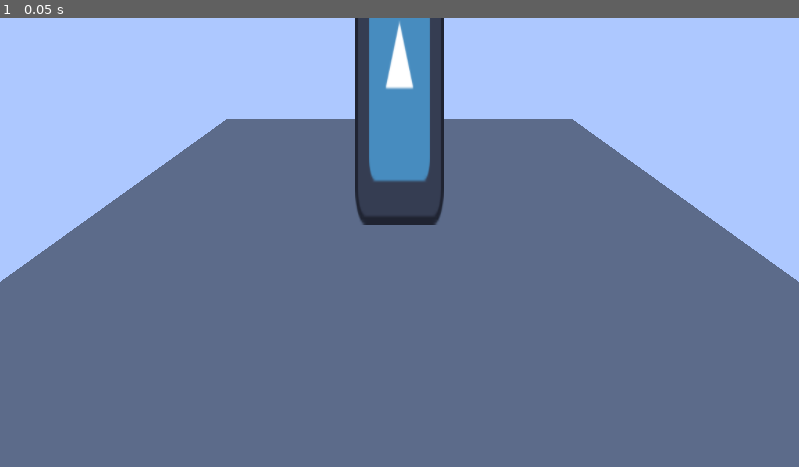
Above: before the commit, frame 1.
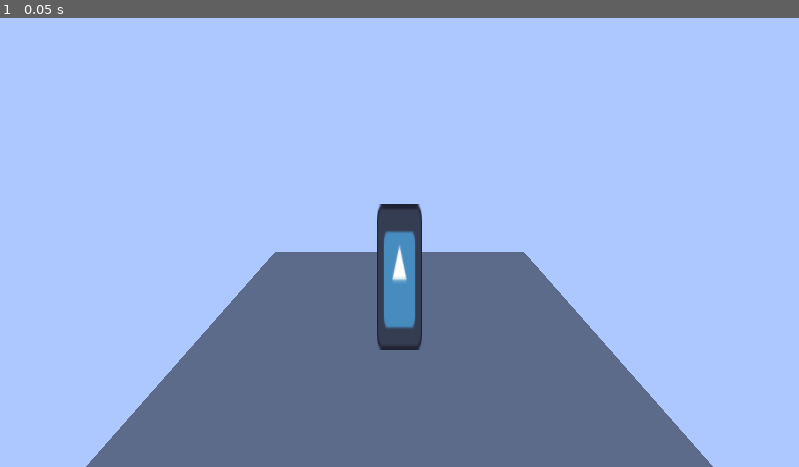
Above: after the commit, the same moment.

Repository: ronituohino/farming
Game: Godot game, scene res://scenes/main.tscn
Two runs of this game, one before a commit and one after it. Both use one fixed random seed, a clock stepped at 60 frames per second and the inputs below. The engine's default icon, where the game draws it, is replaced by a stand-in: a white triangle on a blue panel in a dark square.
Inputs:
- Up to frame 1 (0.05 s): no input

The runs differ from the first frame. In frame 1, 45% of the frame differs, in the area x 0-100%, y 0-100%.

Commit message:
Start making camera movement logic

Diff:
--- a/project.godot
+++ b/project.godot
@@ -19,6 +19,14 @@
 
 enabled=PackedStringArray("res://addons/gut/plugin.cfg")
 
+[input]
+
+left_click={
+"deadzone": 0.2,
+"events": [Object(InputEventMouseButton,"resource_local_to_scene":false,"resource_name":"","device":-1,"window_id":0,"alt_pressed":false,"shift_pressed":false,"ctrl_pressed":false,"meta_pressed":false,"button_mask":0,"position":Vector2(0, 0),"global_position":Vector2(0, 0),"factor":1.0,"button_index":1,"canceled":false,"pressed":false,"double_click":false,"script":null)
+]
+}
+
 [physics]
 
 3d/physics_engine="Jolt Physics"
--- a/scenes/main.tscn
+++ b/scenes/main.tscn
@@ -1,6 +1,7 @@
 [gd_scene format=3 uid="uid://cj7a8518kk4mg"]
 
-[ext_resource type="Texture2D" uid="uid://862557n3iarv" path="res://icon.svg" id="1_o5qli"]
+[ext_resource type="PackedScene" uid="uid://btlc5btwrnln1" path="res://scenes/world.tscn" id="1_0wfyh"]
+[ext_resource type="PackedScene" uid="uid://jiixexlwynhy" path="res://scenes/player.tscn" id="2_sugp2"]
 
 [sub_resource type="Environment" id="Environment_sgp6g"]
 background_mode = 1
@@ -10,16 +11,6 @@
 
 [sub_resource type="Compositor" id="Compositor_0wfyh"]
 
-[sub_resource type="BoxMesh" id="BoxMesh_0wfyh"]
-
-[sub_resource type="PhysicsMaterial" id="PhysicsMaterial_sgp6g"]
-
-[sub_resource type="BoxShape3D" id="BoxShape3D_o5qli"]
-
-[sub_resource type="CapsuleShape3D" id="CapsuleShape3D_sugp2"]
-radius = 0.3
-height = 1.6
-
 [node name="Node3D" type="Node3D" unique_id=1335767999]
 
 [node name="WorldEnvironment" type="WorldEnvironment" parent="." unique_id=919627812]
@@ -27,26 +18,7 @@
 camera_attributes = SubResource("CameraAttributesPractical_o5qli")
 compositor = SubResource("Compositor_0wfyh")
 
-[node name="Camera3D" type="Camera3D" parent="." unique_id=1558154607]
-transform = Transform3D(1, 0, 0, 0, 0.7635594, 0.64573765, 0, -0.64573765, 0.7635594, 0, 2.053435, 2.36079)
+[node name="World" parent="." unique_id=1591745391 instance=ExtResource("1_0wfyh")]
 
-[node name="MeshInstance3D" type="MeshInstance3D" parent="." unique_id=105087617]
-transform = Transform3D(6.76, 0, 0, 0, 0.4, 0, 0, 0, 7.14, 0, 0, 0)
-mesh = SubResource("BoxMesh_0wfyh")
-
-[node name="StaticBody3D" type="StaticBody3D" parent="MeshInstance3D" unique_id=381206350]
-physics_material_override = SubResource("PhysicsMaterial_sgp6g")
-
-[node name="CollisionShape3D" type="CollisionShape3D" parent="MeshInstance3D/StaticBody3D" unique_id=1322586023]
-shape = SubResource("BoxShape3D_o5qli")
-
-[node name="CharacterBody3D" type="CharacterBody3D" parent="." unique_id=2051501433]
+[node name="Player3D" parent="." unique_id=2052042716 instance=ExtResource("2_sugp2")]
 transform = Transform3D(1, 0, 0, 0, 1, 0, 0, 0, 1, 0, 1.5633421, 0)
-
-[node name="CollisionShape3D" type="CollisionShape3D" parent="CharacterBody3D" unique_id=1896919283]
-shape = SubResource("CapsuleShape3D_sugp2")
-
-[node name="Sprite3D" type="Sprite3D" parent="CharacterBody3D" unique_id=1395897277]
-transform = Transform3D(0.5, 0, 0, 0, 1.6, 0, 0, 0, 0.5, 0, 0, 0)
-billboard = 1
-texture = ExtResource("1_o5qli")
--- /dev/null
+++ b/scenes/player.gd
@@ -0,0 +1,19 @@
+extends CharacterBody3D
+
+@export_group("Camera")
+@export_range(0.0, 1.0) var mouse_sensitivity = 0.25
+
+var camera_input_direction := Vector2.ZERO
+
+func _input(event: InputEvent) -> void:
+	if event.is_action_pressed("ui_cancel"):
+		Input.mouse_mode = Input.MOUSE_MODE_VISIBLE
+	elif event.is_action_pressed("left_click"):
+		Input.mouse_mode = Input.MOUSE_MODE_CAPTURED
+
+func _unhandled_input(event: InputEvent) -> void:
+	var is_camera_motion := (
+		event is InputEventMouseMotion and
+		Input.mouse_mode == Input.MOUSE_MODE_CAPTURED
+	)
+	print(is_camera_motion)
--- /dev/null
+++ b/scenes/player.tscn
@@ -0,0 +1,27 @@
+[gd_scene format=3 uid="uid://jiixexlwynhy"]
+
+[ext_resource type="Texture2D" uid="uid://862557n3iarv" path="res://icon.svg" id="1_3vyb7"]
+[ext_resource type="Script" uid="uid://chsml7uxndr2t" path="res://scenes/player.gd" id="1_g2els"]
+
+[sub_resource type="CapsuleShape3D" id="CapsuleShape3D_sugp2"]
+radius = 0.3
+height = 1.6
+
+[node name="Player3D" type="CharacterBody3D" unique_id=2052042716]
+script = ExtResource("1_g2els")
+
+[node name="CollisionShape3D" type="CollisionShape3D" parent="." unique_id=1058714622]
+shape = SubResource("CapsuleShape3D_sugp2")
+
+[node name="Sprite3D" type="Sprite3D" parent="." unique_id=1002094191]
+transform = Transform3D(0.5, 0, 0, 0, 1.6, 0, 0, 0, 0.5, 0, 0, 0)
+billboard = 1
+texture = ExtResource("1_3vyb7")
+
+[node name="CameraPivot" type="Node3D" parent="." unique_id=1634572972]
+unique_name_in_owner = true
+transform = Transform3D(1, 0, 0, 0, 0.9117835, 0.41067111, 0, -0.41067111, 0.9117835, 0, 0, 0)
+
+[node name="Camera3D" type="Camera3D" parent="CameraPivot" unique_id=169622289]
+unique_name_in_owner = true
+transform = Transform3D(1, 0, 0, 0, 1, 0, 0, 0, 1, 0, 0.49, 4.11)
--- /dev/null
+++ b/scenes/world.tscn
@@ -0,0 +1,17 @@
+[gd_scene format=3 uid="uid://btlc5btwrnln1"]
+
+[sub_resource type="BoxMesh" id="BoxMesh_0wfyh"]
+
+[sub_resource type="PhysicsMaterial" id="PhysicsMaterial_sgp6g"]
+
+[sub_resource type="BoxShape3D" id="BoxShape3D_o5qli"]
+
+[node name="World" type="MeshInstance3D" unique_id=1591745391]
+transform = Transform3D(6.76, 0, 0, 0, 0.4, 0, 0, 0, 7.14, 0, 0, 0)
+mesh = SubResource("BoxMesh_0wfyh")
+
+[node name="StaticBody3D" type="StaticBody3D" parent="." unique_id=670008768]
+physics_material_override = SubResource("PhysicsMaterial_sgp6g")
+
+[node name="CollisionShape3D" type="CollisionShape3D" parent="StaticBody3D" unique_id=1762366069]
+shape = SubResource("BoxShape3D_o5qli")
Not shown, added: scenes/player.gd.uid
